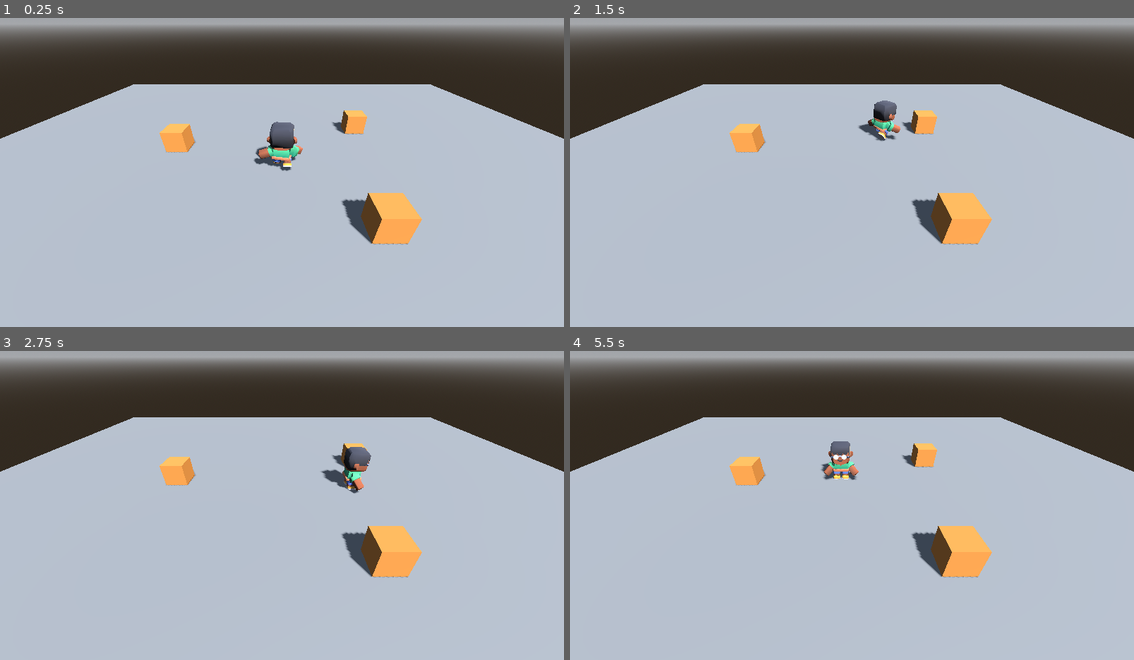
Above: before the commit, frames 1-4 (two rows, left to right).
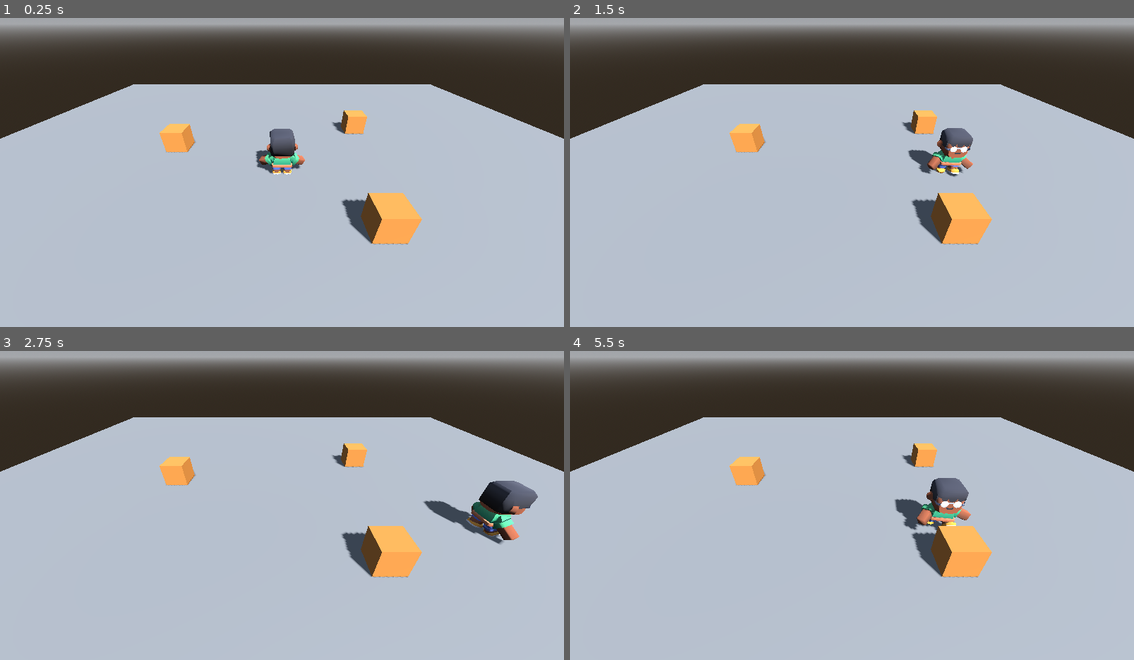
Above: after the commit, the same moments.

Repository: Kirakikiki/Ecos-de-la-madrugada
Game: Godot game, scene res://main.tscn
Same seed, same stepped clock (60 frames per second), same inputs: the game is played once before the commit and once after it.
Inputs:
- Up to frame 1 (0.25 s): no input
- Up to frame 2 (1.5 s): hold D (move_right) 0.53-1.28 s; hold Shift (correr) 0.53-1.28 s; tap E (examinar, bound only after the commit) at 0.8, 1.35 s; hold S (move_down) from 1.28 s (still down)
- Up to frame 3 (2.75 s): tap Shift (correr) at 1.55 s; release S (move_down) at 2.03 s; hold D (move_right) from 2.03 s (still down); hold Shift (correr) from 2.03 s (still down); tap E (examinar, bound only after the commit) at 2.3 s
- Up to frame 4 (5.5 s): release D (move_right) at 2.78 s; release Shift (correr) at 2.78 s; hold W (move_up) 2.78-3.53 s; tap E (examinar, bound only after the commit) at 2.85, 3.8, 4.35, 5.3 s; tap Shift (correr) at 3.05, 4.55 s; hold Shift (correr) 3.53-4.28 s; hold A (move_left) 3.53-5.03 s; hold S (move_down) from 5.03 s (still down); hold Shift (correr) from 5.03 s (still down)

The runs differ from the first frame. In frame 1, 0.9% of the frame differs, in the area x 44-55%, y 33-51%; in frame 2, 1.6%; in frame 3, 2.6%, in the area x 56-96%, y 31-63%; in frame 4, 2.0%.

Commit message:
T7 N3 - Tarea A - estados con su número

Diff:
--- a/main.tscn
+++ b/main.tscn
@@ -85,9 +85,8 @@
 [node name="Personaje" type="CharacterBody3D" parent="." unique_id=497052065 node_paths=PackedStringArray("camara")]
 script = ExtResource("1_pj")
 camara = NodePath("../Camera3D")
-speed_correr = 3.0
-prueba = 3
-accion_prueba = "correr"
+speed_caminar = 2.5
+speed_correr = 5.0
 
 [node name="CollisionShape3D" type="CollisionShape3D" parent="Personaje" unique_id=1111135611]
 transform = Transform3D(1, 0, 0, 0, 1, 0, 0, 0, 1, 0, 0.875, 0)
--- a/personaje.gd
+++ b/personaje.gd
@@ -1,8 +1,11 @@
 extends CharacterBody3D
+
+enum Estado { QUIETO, CAMINAR, EXAMINANDO }
+const RAPIDEZ_MAX = [0.0, 3.0, 0.0]   # en el orden del enum
 
 @export var camara: Camera3D
 @export var speed_caminar = 3.0
-@export var speed_correr = 6.0
+@export var speed_correr = 3.0
 @export var tiempo_arranque = 0.25
 @onready var anim = $Modelo/AnimationPlayer
 
@@ -11,7 +14,8 @@
 var empuje = Vector3.ZERO   # velocidad extra en m/s (dash, retroceso)
 var accion = ""             # animación de la acción; "" = ninguna
 var avance = Vector3.ZERO # la parte de la velocidad que dan las teclas
-
+var estado = Estado.QUIETO
+var rapidez_max = 0.0
 
 func _ready():
 	if camara == null:
@@ -29,7 +33,8 @@
 
 	var corre = Input.is_action_pressed("correr")
 	var speed = speed_correr if corre else speed_caminar
-	var objetivo = direction * speed * multiplicador
+	var examinando = estado == Estado.EXAMINANDO
+	var objetivo = Vector3.ZERO if examinando else direction * speed * multiplicador
 	var paso = speed / tiempo_arranque * delta
 	avance = avance.move_toward(objetivo, paso)
 
@@ -38,17 +43,35 @@
 
 	if direction.length() > 0:
 		basis = Basis.looking_at(direction)
+
+	move_and_slide()
+	var antes = estado
+	estado = elegir_estado()
+	rapidez_max = RAPIDEZ_MAX[estado]
+	if estado != antes:
+		print("estado ", Estado.keys()[estado], " · rapidez maxima ", rapidez_max, " m")
+	animar()
+	_prueba()
+
+func elegir_estado():
+	if Input.is_action_pressed("examinar"):
+		return Estado.EXAMINANDO
+	var rapidez = Vector2(velocity.x, velocity.z).length()
+	if rapidez < 0.1:
+		return Estado.QUIETO
+	return Estado.CAMINAR
+
+func animar():
 	if accion != "":
 		anim.play(accion)
-	elif avance.length() > speed_caminar + 0.1:
-		anim.play("sprint")
-	elif avance.length() > 0.1:
-		anim.play("walk")
-	else:
-		anim.play("idle")
-
-	move_and_slide()
-	_prueba()
+		return
+	match estado:
+		Estado.QUIETO:
+			anim.play("idle")
+		Estado.CAMINAR:
+			anim.play("walk")
+		Estado.EXAMINANDO:
+			anim.play("idle")
 
 
 # ---------------------------------------------------------------------------
--- a/project.godot
+++ b/project.godot
@@ -46,6 +46,11 @@
 "events": [Object(InputEventKey,"resource_local_to_scene":false,"resource_name":"","device":-1,"window_id":0,"alt_press …(195 unchanged characters)…
 ]
 }
+examinar={
+"deadzone": 0.2,
+"events": [Object(InputEventKey,"resource_local_to_scene":false,"resource_name":"","device":-1,"window_id":0,"alt_pressed":false,"shift_pressed":false,"ctrl_pressed":false,"meta_pressed":false,"pressed":false,"keycode":0,"physical_keycode":69,"key_label":0,"unicode":101,"location":0,"echo":false,"script":null)
+]
+}
 
 [physics]
 
